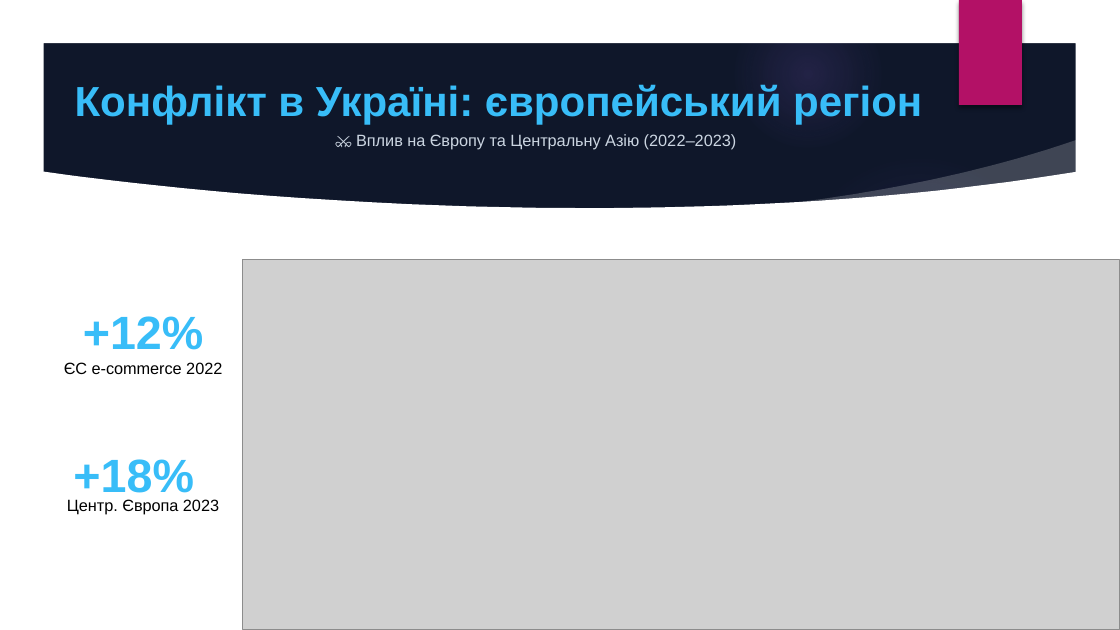
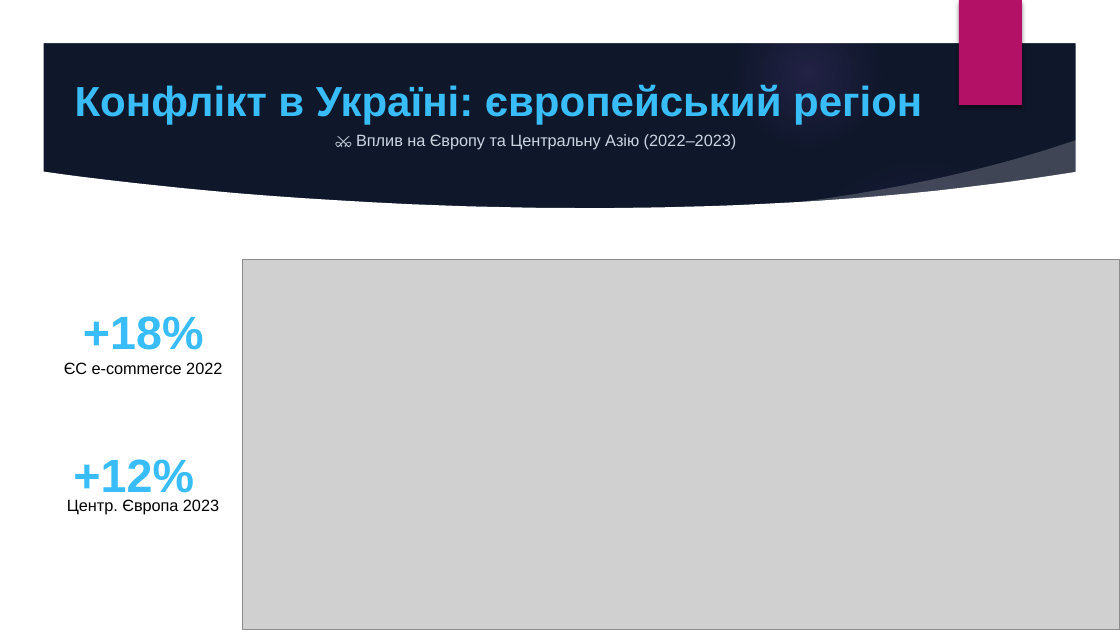
Before and after one commit to Anti4ris98/Master_Research, a slide deck: slide 9 of E-commerce Resilience Defense.pptx. Drawn at 1120x630 pixels with LibreOffice and Linux fonts; fonts in the diff are those of the drawing; grey boxes stand for pictures; background and template pictures are left out. Boxes give left, top, right and bottom in pixels: in the first picture for what was removed or moved away, otherwise in the second. Text is boxed around its words. In the diff, an @@ line names an element or a change of style, - is before the commit and + after.

```diff
--- a/E-commerce Resilience Defense.pptx
+++ b/E-commerce Resilience Defense.pptx
@@ text at [83, 316, 204, 350]: text changed @@
-+12%
++18%
@@ text at [73, 459, 194, 502]: text changed @@
-+18%
++12%
```
Also in this commit, not shown: 8 other slides changed, 1 slide added, 19 other files.
